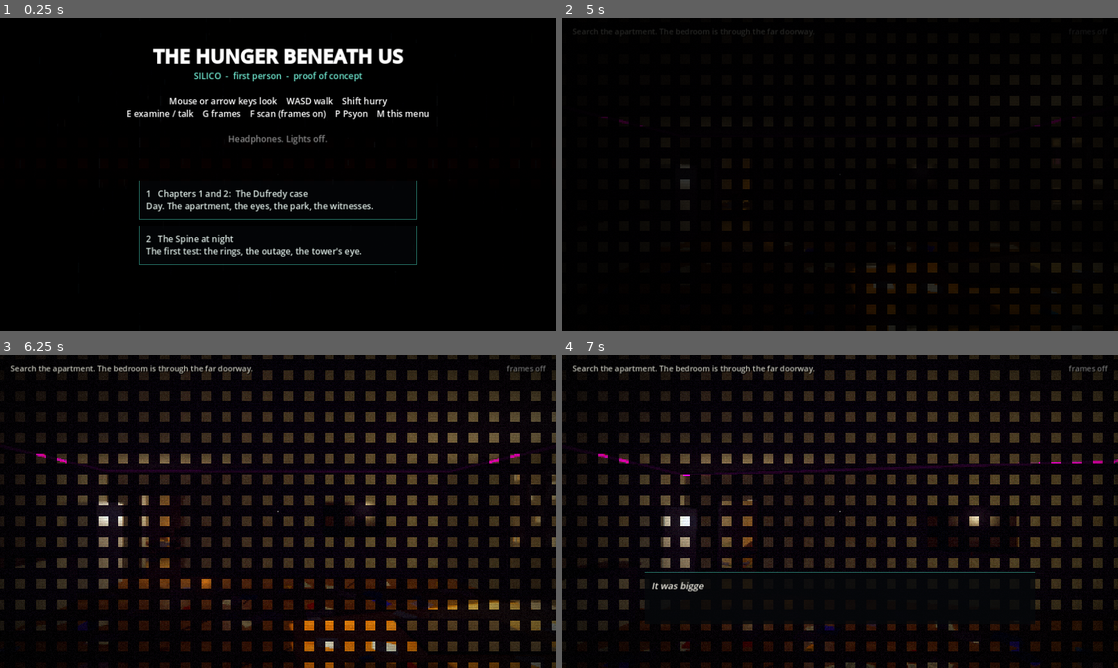
Above: before the commit, frames 1-4 (two rows, left to right).
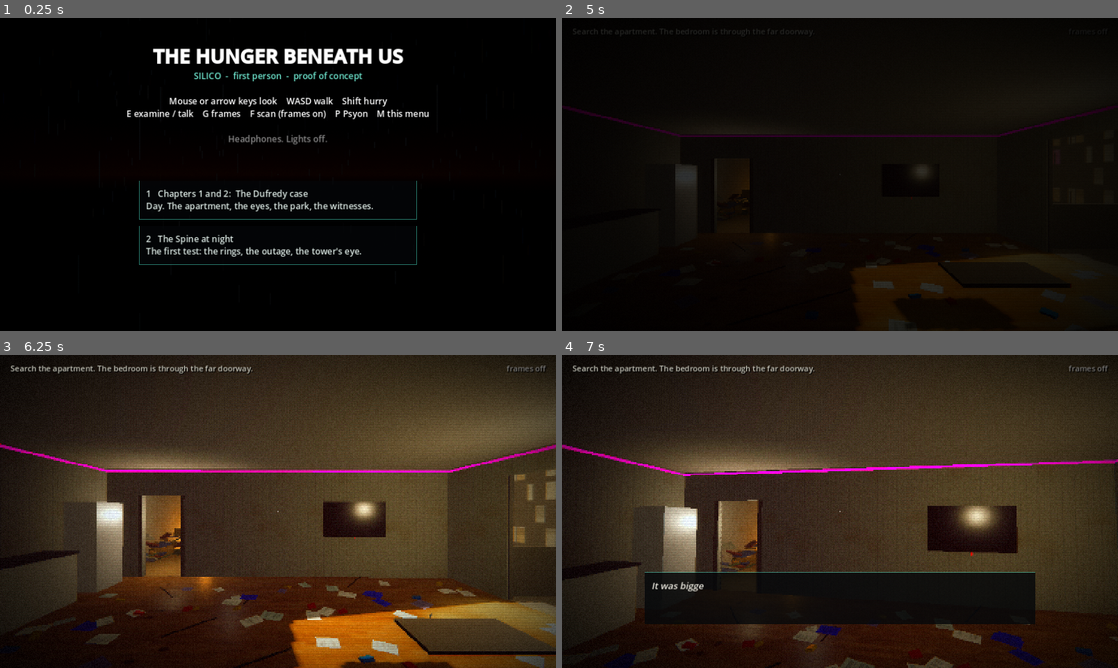
Above: after the commit, the same moments.

Repository: roweboat25/Hunger-beneath-us
Game: Godot game, scene res://Main.tscn
The game is run twice, just before and just after one commit, with the same random seed, the same clock (stepped at 60 frames per second) and the same inputs.
Inputs (mouse positions are in pixels of both pictures, inside the frame that each line leads up to):
- Up to frame 1 (0.25 s): no input
- Up to frame 2 (5 s): click "1 Chapters 1 and 2: The Dufre…" at 0.5 s; tap Enter at 1.25, 2.75 s; move the mouse to (867, 174) at 1.27 s; hold G (frames) 1.28-2.03 s; hold W (move_fwd) from 1.28 s (still down); click (867, 174) at 1.42 s; tap Space at 1.52, 1.82, 2, 2.27, 2.57, 3.5, 3.77, 4.07, 4.52, 4.82 s; move the mouse to (812, 174) at 2.02 s; tap E (interact) at 2.1 s; move the mouse to (851, 168) at 2.77 s; tap Page Down (look_down) at 2.85 s; move the mouse to (834, 180) at 3.52 s; tap Page Up (look_up) at 3.6 s; click (834, 180) at 3.67 s; move the mouse to (878, 177) at 4.27 s; hold P (psyon) from 4.28 s (still down)
- Up to frame 3 (6.25 s): keep holding W (move_fwd); move the mouse to (233, 508) at 5.02 s; release P (psyon) at 5.03 s; tap Shift (run) at 5.1 s; tap Space at 5.27, 5.57 s; move the mouse to (283, 511) at 5.77 s; hold F (scan) from 5.78 s (still down); click (283, 511) at 5.92 s
- Up to frame 4 (7 s): move the mouse to (817, 505) at 6.52 s; release W (move_fwd) at 6.53 s; release F (scan) at 6.53 s; hold D (move_right) from 6.53 s (still down); tap Enter at 6.6 s; tap Space at 6.77 s

The runs differ from the first frame. In frame 2, 4.8% of the frame differs, in the area x 0-100%, y 26-100%; in frame 3, 71%, in the area x 0-100%, y 0-100%; in frame 4, 62%.

Commit message:
silico3d: fix the style layer on WebGL; police cars on the detailed car
The Retro shader sampled the screen texture with texture(), so the
per-cell constant uv made WebGL pick a mip level from the derivatives and
draw a grid of dark seams; textureLod at 0 fixes it. Car.build gains a
police option (SILICO PD door band, push bar, red and blue lightbar) used
by the car that pulls up outside Dufredy's and the one parked at Harmony
Green, replacing the old box build.

Co-Authored-By: Claude Fable 5.1 <noreply@anthropic.com>
Claude-Session: https://claude.ai/code/session_01JwRQ7sYASbK8r5TxTPLDmV

Diff:
--- a/silico3d/scripts/Car.gd
+++ b/silico3d/scripts/Car.gd
@@ -6,7 +6,8 @@
 ## glass, lamps), so a street of them stays cheap.
 ##
 ## opts: "head"/"tail" (lamp materials; default dim glows), "hover" (pods, no
-## wheels), "plate" (text on the rear plate, ground cars only).
+## wheels), "plate" (text on the rear plate, ground cars only), "police"
+## (SILICO PD livery: door band, push bar, red and blue lightbar).
 
 static var _mats := {}
 
@@ -94,7 +95,7 @@
 	var hover: bool = opts.get("hover", false)
 	var lift := 0.0 if not hover else -0.15
 	var sts := {}
-	for k in ["paint", "trim", "chrome", "glass", "head", "tail", "plate", "tyre"]:
+	for k in ["paint", "trim", "chrome", "glass", "head", "tail", "plate", "tyre", "livery", "red", "blue"]:
 		var st := SurfaceTool.new()
 		st.begin(Mesh.PRIMITIVE_TRIANGLES)
 		sts[k] = st
@@ -149,6 +150,27 @@
 	box(sts.tail, Vector3(0.8, 0.03, 0.04), Vector3(0, 0.76, 2.26 + rz), up)
 	box(sts.plate, Vector3(0.48, 0.13, 0.02), Vector3(0, 0.42, -2.31 + fz), up)
 	box(sts.plate, Vector3(0.48, 0.13, 0.02), Vector3(0, 0.55, 2.29 + rz), up)
+	if opts.get("police", false):
+		# SILICO PD: a dark band along the doors with the name on it, a push
+		# bar on the nose, a lightbar across the roof
+		for s: float in [-1.0, 1.0]:
+			box(sts.livery, Vector3(0.015, 0.3, 2.7), Vector3(s * 0.962, 0.64, 0.25), up)
+			var l := Label3D.new()
+			l.text = "SILICO PD"
+			l.font_size = 48
+			l.pixel_size = 0.0036
+			l.modulate = Color(0.92, 0.92, 0.95)
+			l.outline_size = 0
+			l.position = Vector3(s * 0.972, 0.64, 0.25)
+			l.rotation.y = s * PI / 2.0
+			car.add_child(l)
+		box(sts.trim, Vector3(1.3, 0.34, 0.06), Vector3(0, 0.5, -2.38 + fz), up)
+		for x: float in [-0.5, 0.5]:
+			box(sts.trim, Vector3(0.05, 0.34, 0.14), Vector3(x, 0.5, -2.3 + fz), up)
+		box(sts.trim, Vector3(1.24, 0.07, 0.3), Vector3(0, 1.43, 0.3), up)
+		box(sts.red, Vector3(0.5, 0.12, 0.26), Vector3(-0.33, 1.52, 0.3), up)
+		box(sts.blue, Vector3(0.5, 0.12, 0.26), Vector3(0.33, 1.52, 0.3), up)
+		box(sts.trim, Vector3(0.1, 0.12, 0.26), Vector3(0, 1.52, 0.3), up)
 	if hover:
 		# four thruster pods, glowing at the throat
 		for x: float in [-0.92, 0.92]:
@@ -189,6 +211,9 @@
 		"tail": opts.get("tail", lvl.glow(Color(0.9, 0.05, 0.05), 1.0)),
 		"plate": _mat("plate", Color(0.85, 0.85, 0.8), 0.6, 0.0),
 		"tyre": _mat("tyre", Color(0.03, 0.03, 0.03), 0.9, 0.0),
+		"livery": _mat("livery", Color(0.05, 0.08, 0.2), 0.35, 0.3),
+		"red": lvl.glow(Color(1, 0.1, 0.1), 5.0),
+		"blue": lvl.glow(Color(0.1, 0.3, 1.0), 5.0),
 	}
 	for k: String in sts:
 		var st: SurfaceTool = sts[k]
--- a/silico3d/scripts/Retro.gd
+++ b/silico3d/scripts/Retro.gd
@@ -20,7 +20,6 @@
 uniform float fx_dither = 1.0;
 uniform float fx_fringe = 1.0;
 uniform float lift = 0.35;
-uniform float pixmode = 0.0;
 
 float h(vec2 p) { return fract(sin(dot(p, vec2(12.9898, 78.233))) * 43758.5453); }
 
@@ -37,29 +36,22 @@
 	vec2 uv = SCREEN_UV;
 	// the low-res frame
 	vec2 px = floor(uv * res) + 0.5;
-	vec2 luv;
-	if (pixmode < 0.5) {
-		luv = mix(uv, px / res, fx_pix);
-	} else if (pixmode < 1.5) {
-		luv = uv - (fract(uv * res) - 0.5) / res * fx_pix;
-	} else {
-		vec2 scale = 1.0 / (SCREEN_PIXEL_SIZE * res);
-		vec2 c2 = (floor(FRAGCOORD.xy / scale) + 0.5) * scale * SCREEN_PIXEL_SIZE;
-		luv = mix(uv, c2, fx_pix);
-	}
+	vec2 luv = mix(uv, px / res, fx_pix);
+	// textureLod everywhere: with luv constant across a cell, texture() picks
+	// a mip level from the derivatives and WebGL draws a grid of dark seams
 	vec2 cc = luv - 0.5;
 	float fr = dot(cc, cc) * 0.004 * fx_fringe;
 	vec3 col;
-	col.r = texture(screen_tex, luv + cc * fr).r;
-	col.g = texture(screen_tex, luv).g;
-	col.b = texture(screen_tex, luv - cc * fr).b;
-	vec3 sharp = texture(screen_tex, uv).rgb;
+	col.r = textureLod(screen_tex, luv + cc * fr, 0.0).r;
+	col.g = textureLod(screen_tex, luv, 0.0).g;
+	col.b = textureLod(screen_tex, luv - cc * fr, 0.0).b;
+	vec3 sharp = textureLod(screen_tex, uv, 0.0).rgb;
 	// neon haze: a cheap blur of the low-res frame, added back where it is
 	// bright and saturated, so every sign and window bleeds into the wet air
 	vec3 glow = vec3(0.0);
 	for (int i = -2; i <= 2; i++)
 		for (int j = -2; j <= 2; j++)
-			glow += texture(screen_tex, luv + vec2(float(i), float(j)) * 2.5 / res).rgb;
+			glow += textureLod(screen_tex, luv + vec2(float(i), float(j)) * 2.5 / res, 0.0).rgb;
 	glow /= 25.0;
 	float gl = dot(glow, vec3(0.299, 0.587, 0.114));
 	float gsat = length(glow - vec3(gl));
--- a/silico3d/scripts/levels/Dufredy.gd
+++ b/silico3d/scripts/levels/Dufredy.gd
@@ -975,13 +975,7 @@
 	add_child(police)
 	police.position = Vector3(-46, 0, 7.0)
 	police.rotation.y = -PI / 2.0
-	var body := mat(Color(0.92, 0.92, 0.94), 0.3, 0.4)
-	box(Vector3(1.9, 0.75, 4.6), Vector3(0, 0.55, 0), body, false, police)
-	box(Vector3(1.92, 0.3, 2.0), Vector3(0, 0.6, 0.1), mat(Color(0.05, 0.08, 0.18), 0.4), false, police)
-	box(Vector3(1.7, 0.6, 2.4), Vector3(0, 1.2, 0.2), mat(Color(0.05, 0.07, 0.09), 0.1, 0.5), false, police)
-	label("SILICO PD", Vector3(0.97, 0.62, 0.1), PI / 2.0, 0.006, Color(0.9, 0.9, 0.95), police, false)
-	box(Vector3(0.5, 0.12, 0.25), Vector3(-0.3, 1.56, 0.2), glow(Color(1, 0.1, 0.1), 5.0), false, police)
-	box(Vector3(0.5, 0.12, 0.25), Vector3(0.3, 1.56, 0.2), glow(Color(0.1, 0.3, 1), 5.0), false, police)
+	police.add_child(Car.build(self, Color(0.92, 0.92, 0.94), {"police": true}))
 	for k in 2:
 		var o := OmniLight3D.new()
 		o.light_color = Color(1, 0.1, 0.1) if k == 0 else Color(0.15, 0.35, 1.0)
@@ -989,10 +983,6 @@
 		o.position = Vector3(-0.3 if k == 0 else 0.3, 1.9, 0.2)
 		police.add_child(o)
 		police_lights.append(o)
-	for x: float in [-0.85, 0.85]:
-		for z: float in [-1.45, 1.45]:
-			var w := cyl(0.34, 0.34, 0.24, Vector3(x, 0.34, z), mat(Color(0.05, 0.05, 0.05), 0.8), 14, police)
-			w.rotation.z = PI / 2.0
 	solid_box(Vector3(1.9, 1.5, 4.6), Vector3(0, 0.75, 0), police)
 	var tw := create_tween()
 	tw.tween_property(police, "position", Vector3(-5.0, 0, 7.0), 3.0).set_ease(Tween.EASE_OUT).set_trans(Tween.TRANS_QUAD)
--- a/silico3d/scripts/levels/Lineup.gd
+++ b/silico3d/scripts/levels/Lineup.gd
@@ -35,6 +35,10 @@
 	c3.position = Vector3(0, 0, 9.0)
 	c3.rotation.y = 2.2
 	add_child(c3)
+	var c4 := Car.build(self, Color(0.92, 0.92, 0.94), {"police": true})
+	c4.position = Vector3(-2.5, 0, 6.0)
+	c4.rotation.y = 2.6
+	add_child(c4)
 	_dump()
 
 
--- a/silico3d/scripts/levels/Park.gd
+++ b/silico3d/scripts/levels/Park.gd
@@ -123,7 +123,7 @@
 		box(Vector3(0.12, 0.01, 5.0), Vector3(-10.0 + k * 4.0, 0.01, 41.5), line)
 	_car(Vector3(6.0, 0, 46.0), 0.0, Color(0.75, 0.78, 0.8), true)
 	_car(Vector3(-6.0, 0, 46.5), 0.05, Color(0.3, 0.06, 0.08), false)
-	_car(Vector3(14.0, 0, 46.0), -0.04, Color(0.1, 0.12, 0.15), false)
+	_car(Vector3(14.0, 0, 46.0), -0.04, Color(0.92, 0.92, 0.94), false, {"police": true})
 	# a hedge with the entrance gap, and the sign
 	var hedge := mat(Color(0.24, 0.35, 0.17), 0.9)
 	box(Vector3(30, 1.2, 1.0), Vector3(-18.0, 0.6, 34.5), hedge, true)
@@ -142,12 +142,13 @@
 		"CLIMATE CONTROL MAST 2\noutput: 72F\nload: 140%\nsand intake: CLOGGED")
 
 
-func _car(pos: Vector3, rot: float, c: Color, mine: bool) -> void:
+func _car(pos: Vector3, rot: float, c: Color, mine: bool, opts := {}) -> void:
 	var car := Node3D.new()
 	car.position = pos
 	car.rotation.y = rot
 	add_child(car)
-	car.add_child(Car.build(self, c, {"plate": "PSF 0086" if mine else ""}))
+	opts["plate"] = "PSF 0086" if mine else ""
+	car.add_child(Car.build(self, c, opts))
 	solid_box(Vector3(1.9, 1.5, 4.5), Vector3(0, 0.75, 0), car)
 	if mine:
 		var it := interactable("my_car", "Your company car", Vector3(0, 1.0, 0), Vector3(2.0, 1.8, 4.6),
